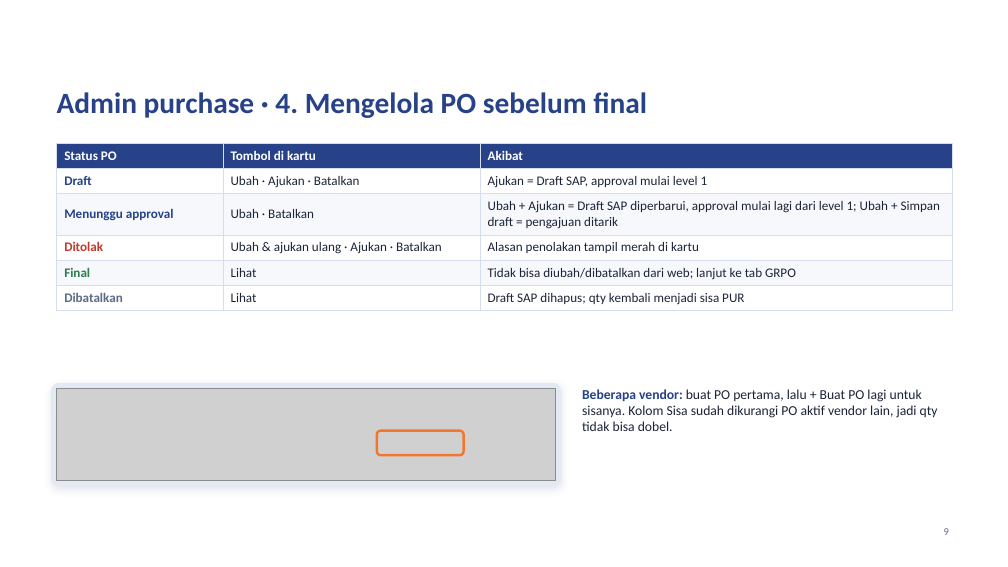
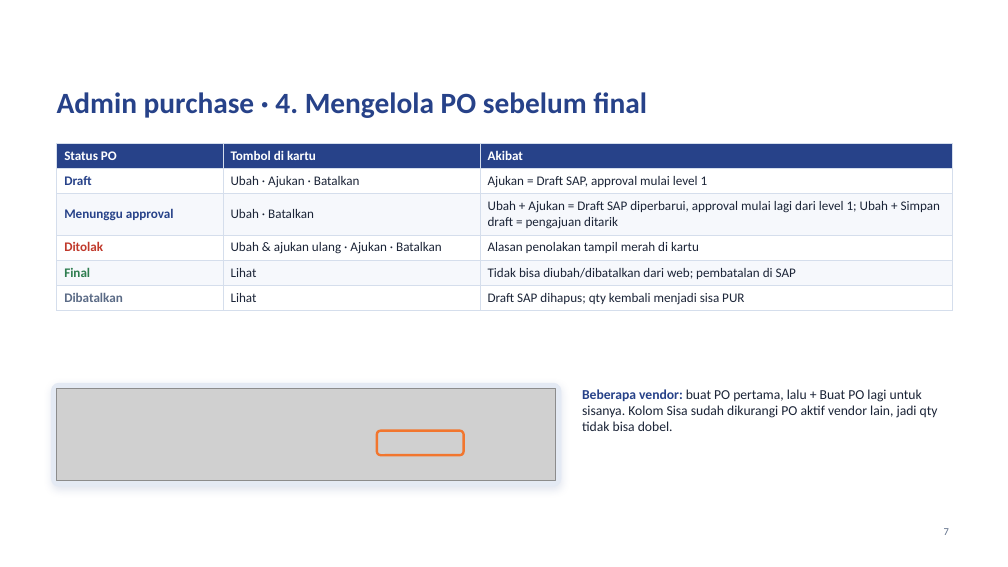
Before and after one commit to alfiandarmawan35/claude, a slide deck: slide 7 of docs/PID_POS_Panduan_Admin_Purchase_Approve_PO.pptx (slide 9 before the commit). Drawn at 1008x567 pixels with LibreOffice and Linux fonts; fonts in the diff are those of the drawing; grey boxes stand for pictures; background and template pictures are left out. Boxes give left, top, right and bottom in pixels: in the first picture for what was removed or moved away, otherwise in the second. Text is boxed around its words. In the diff, an @@ line names an element or a change of style, - is before the commit and + after.

```diff
--- a/docs/PID_POS_Panduan_Admin_Purchase_Approve_PO.pptx
+++ b/docs/PID_POS_Panduan_Admin_Purchase_Approve_PO.pptx
@@ table at [57, 144, 953, 309] @@
-row 5, column 3: Tidak bisa diubah/dibatalkan dari web; lanjut ke tab GRPO
+row 5, column 3: Tidak bisa diubah/dibatalkan dari web; pembatalan di SAP
@@ page number at [944, 528, 949, 535]: text changed @@
-9
+7
```
Also in this commit, not shown: 6 other slides changed, 2 slides removed, 11 other files.
